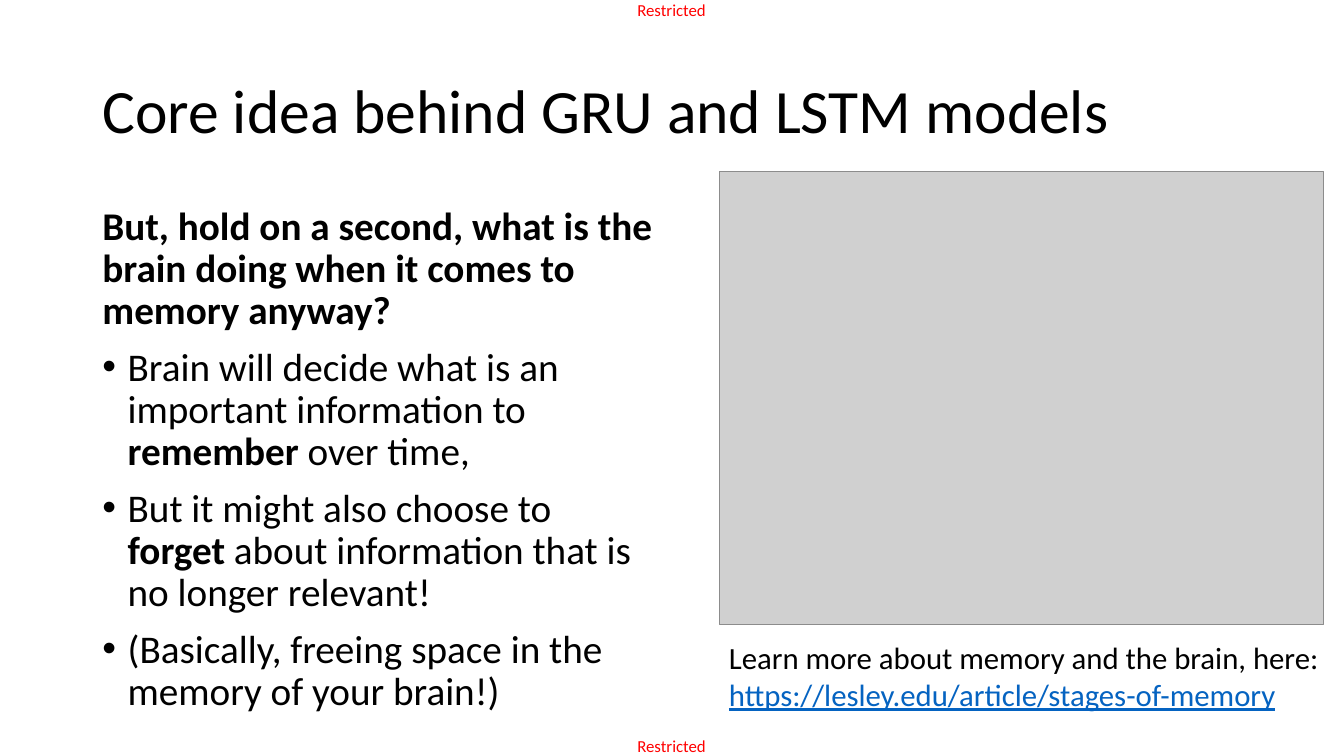
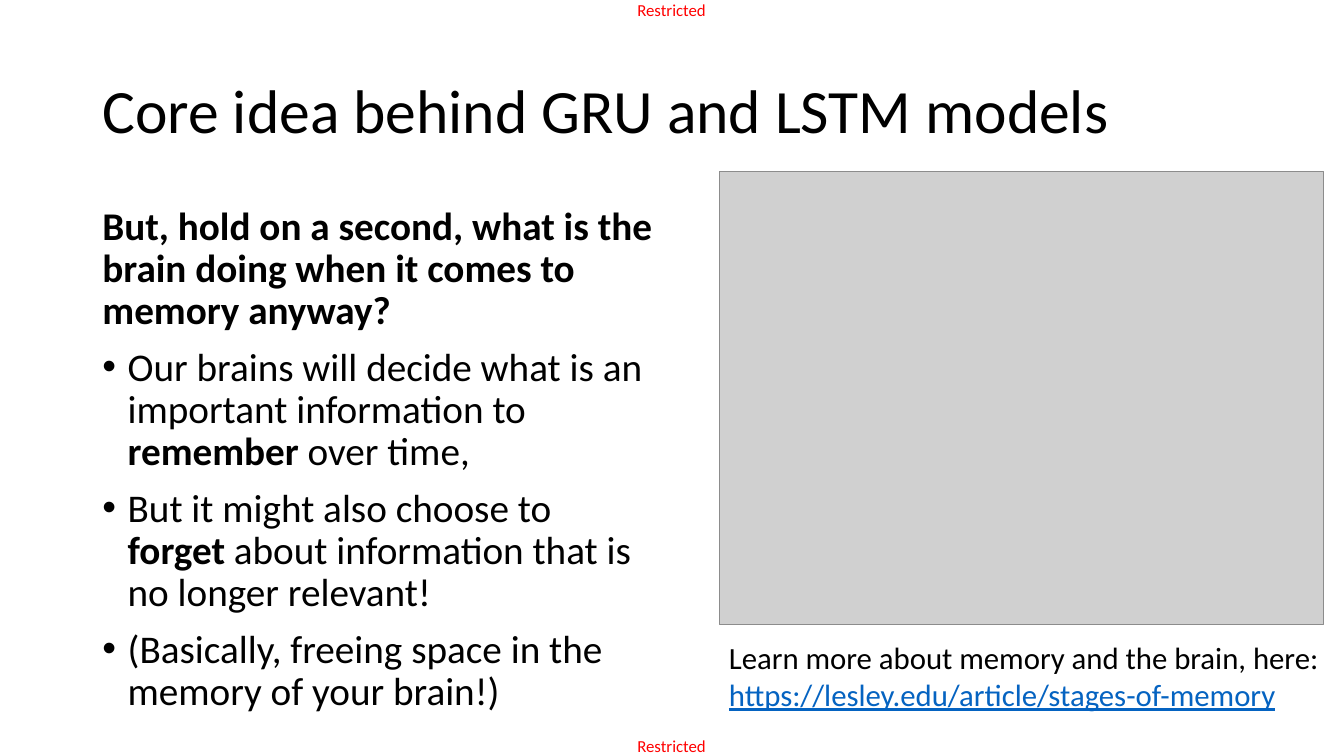
Before and after one commit to matthieudemari/SUTD_DL_50_039, a slide deck: slide 14 of W6/2. W6S2 final/W6S2.pptx (slide 18 before the commit). Drawn at 1344x756 pixels with LibreOffice and Linux fonts; fonts in the diff are those of the drawing; grey boxes stand for pictures. Boxes give left, top, right and bottom in pixels: in the first picture for what was removed or moved away, otherwise in the second. Text is boxed around its words. In the diff, an @@ line names an element or a change of style, - is before the commit and + after.

```diff
--- a/W6/2. W6S2 final/W6S2.pptx
+++ b/W6/2. W6S2 final/W6S2.pptx
@@ text at (x1=128, y1=353, x2=642, y2=470): text changed @@
-• Brain will decide what is an important information to remember over time,
+• Our brains will decide what is an important information to remember over time,
```
Also in this commit, not shown: 15 other slides changed, 5 slides added, 7 slides removed, 11 other files.
